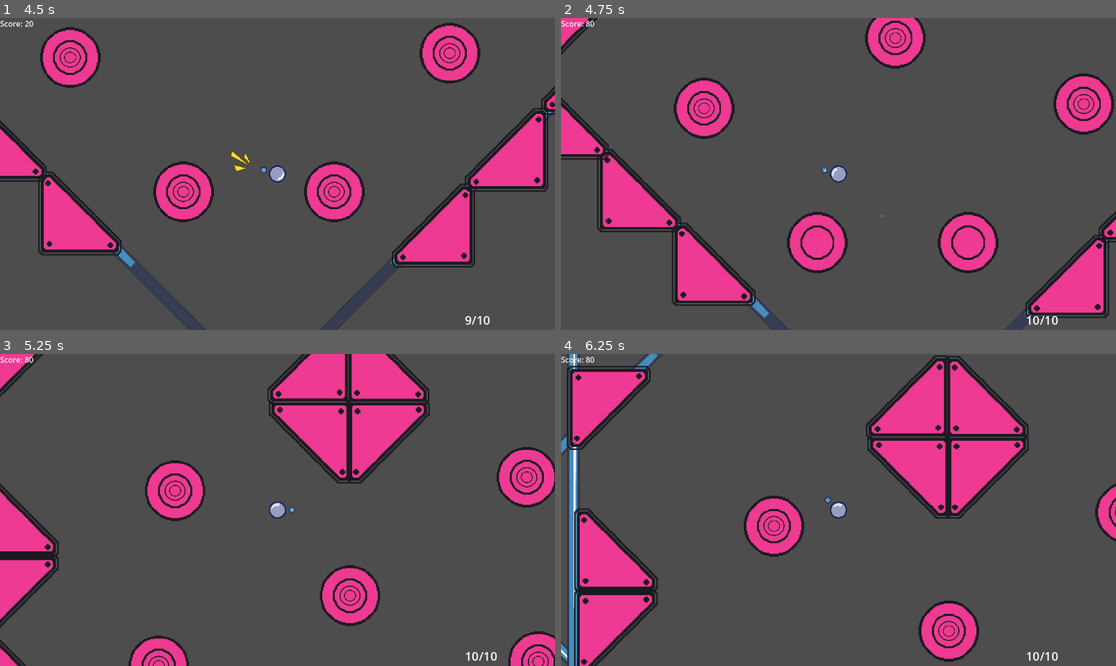
Above: before the commit, frames 1-4 (two rows, left to right).
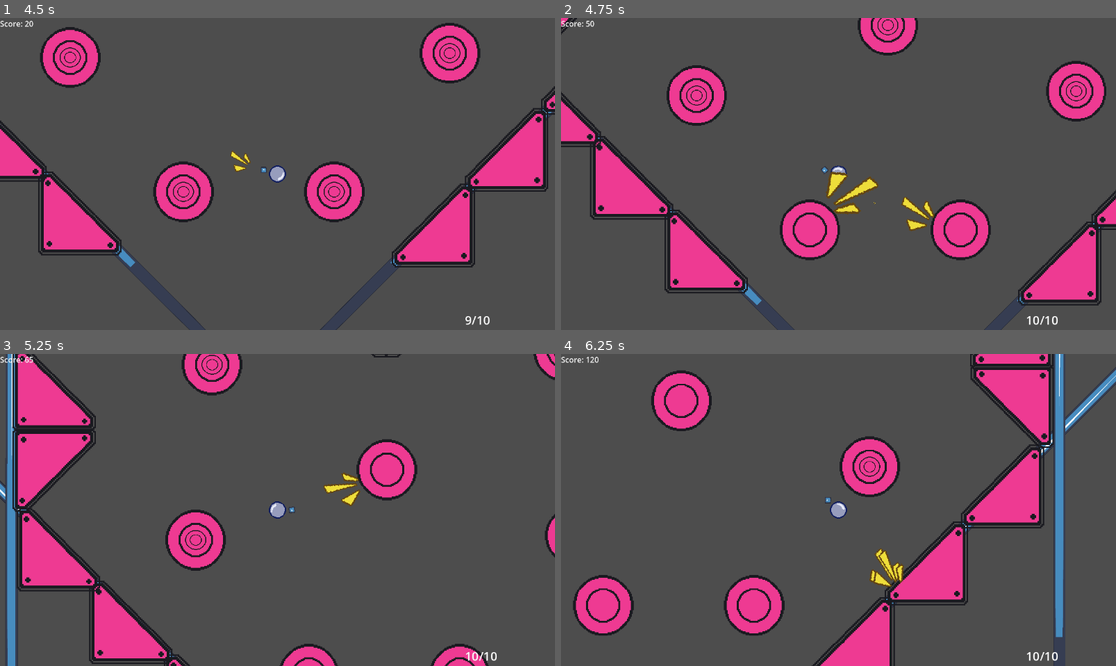
Above: after the commit, the same moments.

Repository: HjalteTagmose/Winball
Game: Godot game, scene res://scenes/main.tscn
Same seed, same stepped clock (60 frames per second), same inputs: the game is played once before the commit and once after it. The engine's default icon, where the game draws it, is replaced by a stand-in: a white triangle on a blue panel in a dark square.
Inputs (mouse positions are in pixels of both pictures, inside the frame that each line leads up to):
- Up to frame 1 (4.5 s): tap Enter (ui_accept) at 0.5, 0.77, 1.52, 3.02, 3.77 s; move the mouse to (510, 320) at 0.52 s; tap S (aim_down) at 0.6 s; move the mouse to (49, 27) at 1.27 s; tap A (aim_left) at 1.35 s; move the mouse to (333, 105) at 2.02 s; tap D (aim_right) at 2.1 s; move the mouse to (249, 236) at 2.77 s; tap W (aim_up) at 2.85 s; move the mouse to (444, 220) at 3.52 s; tap P (force_gameover) at 3.6 s; tap R (restart_game) at 4.25 s; move the mouse to (111, 127) at 4.27 s; tap Space (launch) at 4.35 s
- Up to frame 2 (4.75 s): tap Enter (ui_accept) at 4.52 s
- Up to frame 3 (5.25 s): move the mouse to (305, 510) at 5.02 s; tap S (aim_down) at 5.1 s
- Up to frame 4 (6.25 s): move the mouse to (755, 432) at 5.77 s; tap A (aim_left) at 5.85 s; tap Enter (ui_accept) at 6.02 s

Frame 1 is identical in both runs. In frame 2, 15% of the frame differs, in the area x 0-100%, y 0-100%; in frame 3, 31%; in frame 4, 37%.

Commit message:
fixed particles on ammo bumpers in rooms

Diff:
--- a/prefabs/Room props/ammo_bumper.tscn
+++ b/prefabs/Room props/ammo_bumper.tscn
@@ -1,11 +1,9 @@
 [gd_scene load_steps=6 format=3 uid="uid://bgq8uyrtdjs4b"]
 
 [ext_resource type="Script" uid="uid://hs0iqsrumsxw" path="res://scripts/Map props/ammoBumper.gd" id="1_51v4h"]
+[ext_resource type="PhysicsMaterial" uid="uid://h2b3l4uf0q5p" path="res://Material/Physic/BasicBumper.tres" id="1_co61t"]
 [ext_resource type="PackedScene" uid="uid://d2nlkgcw21uwb" path="res://art/Particles/test_particles.tscn" id="2_co61t"]
 [ext_resource type="Texture2D" uid="uid://drg8puls0marl" path="res://art/ph_bumper_2.png" id="2_et802"]
-
-[sub_resource type="PhysicsMaterial" id="PhysicsMaterial_gbh0v"]
-bounce = 0.5
 
 [sub_resource type="CircleShape2D" id="CircleShape2D_nb1wl"]
 radius = 33.0606
@@ -14,7 +12,7 @@
 scale = Vector2(2, 2)
 collision_layer = 4
 collision_mask = 2
-physics_material_override = SubResource("PhysicsMaterial_gbh0v")
+physics_material_override = ExtResource("1_co61t")
 script = ExtResource("1_51v4h")
 extraVisual = NodePath("Sprite2D/Sprite2D")
 Power = 40.0
--- a/prefabs/Rooms/room_1.tscn
+++ b/prefabs/Rooms/room_1.tscn
@@ -251,4 +251,3 @@
 
 [node name="AmmoBumper" parent="." instance=ExtResource("12_esbdh")]
 position = Vector2(-467, -211)
-ParticleOnHit = null
--- a/prefabs/Rooms/starting_room.tscn
+++ b/prefabs/Rooms/starting_room.tscn
@@ -336,40 +336,48 @@
 [node name="AmmoBumper" parent="." instance=ExtResource("12_sjl2v")]
 position = Vector2(148, -346)
 Power = 50.0
-ParticleOnHit = null
+Score = 15
+BiasPower = 15.0
 
 [node name="AmmoBumper4" parent="." instance=ExtResource("12_sjl2v")]
 position = Vector2(-165, -346)
 Power = 50.0
-ParticleOnHit = null
+Score = 15
+BiasPower = 15.0
 
 [node name="AmmoBumper5" parent="." instance=ExtResource("12_sjl2v")]
 position = Vector2(388, -634)
 Power = 50.0
-ParticleOnHit = null
+Score = 15
+BiasPower = 15.0
 
 [node name="AmmoBumper9" parent="." instance=ExtResource("12_sjl2v")]
 position = Vector2(-400, -625)
 Power = 50.0
-ParticleOnHit = null
+Score = 15
+BiasPower = 15.0
 
 [node name="AmmoBumper11" parent="." instance=ExtResource("12_sjl2v")]
 position = Vector2(-366, -989)
 Power = 50.0
-ParticleOnHit = null
+Score = 15
+BiasPower = 15.0
 
 [node name="AmmoBumper13" parent="." instance=ExtResource("12_sjl2v")]
 position = Vector2(-10, -1960)
 scale = Vector2(4, 4)
 Power = 50.0
-ParticleOnHit = null
+Score = 15
+BiasPower = 15.0
 
 [node name="AmmoBumper12" parent="." instance=ExtResource("12_sjl2v")]
 position = Vector2(364, -1017)
 Power = 50.0
-ParticleOnHit = null
+Score = 15
+BiasPower = 15.0
 
 [node name="AmmoBumper8" parent="." instance=ExtResource("12_sjl2v")]
 position = Vector2(-3, -771)
 Power = 50.0
-ParticleOnHit = null
+Score = 15
+BiasPower = 15.0
--- a/prefabs/room.tscn
+++ b/prefabs/room.tscn
@@ -1,8 +1,6 @@
-[gd_scene load_steps=9 format=3 uid="uid://cd3yybuk7l3no"]
+[gd_scene load_steps=7 format=3 uid="uid://cd3yybuk7l3no"]
 
 [ext_resource type="Texture2D" uid="uid://dvs1g26dl8p7o" path="res://icon.svg" id="1_vmxit"]
-[ext_resource type="Script" path="res://scripts/room.gd" id="1_yg100"]
-[ext_resource type="Script" path="res://scripts/room_exit.gd" id="3_p3u21"]
 [ext_resource type="PackedScene" uid="uid://cpt746t74aua6" path="res://prefabs/Room props/flat_bumper_walls.tscn" id="4_p3u21"]
 
 [sub_resource type="PhysicsMaterial" id="PhysicsMaterial_p3u21"]
@@ -17,9 +15,7 @@
 [sub_resource type="RectangleShape2D" id="RectangleShape2D_y72nq"]
 size = Vector2(80, 20)
 
-[node name="Room1" type="Node2D" node_paths=PackedStringArray("roomExit")]
-script = ExtResource("1_yg100")
-roomExit = NodePath("Exit")
+[node name="Room1" type="Node2D"]
 
 [node name="RightWall" type="Node2D" parent="."]
 position = Vector2(130, -150)
@@ -137,7 +133,6 @@
 
 [node name="Exit" type="Area2D" parent="."]
 position = Vector2(0, -300)
-script = ExtResource("3_p3u21")
 
 [node name="CollisionShape2D" type="CollisionShape2D" parent="Exit"]
 shape = SubResource("RectangleShape2D_y72nq")
--- a/scripts/Map props/Bumper.gd
+++ b/scripts/Map props/Bumper.gd
@@ -43,6 +43,8 @@
 
 
 func PlayParticle(collisionInfo: KinematicCollision2D):
+	print("KEKEKEKEKEE")
+
 	if(ParticleOnHit == null):
 		return
 
@@ -51,9 +53,8 @@
 
 	var instance: ParticleTrigger = ParticleOnHit.instantiate()
 	instance.global_position = impactPoint
-	var globalPoint = instance.to_global(direction)
+	# var globalPoint = instance.to_global(direction)
 	instance.rotation = direction.angle()
-
 	get_tree().root.add_child(instance)
 
 func AdditionalBumpBehaviour(collisionInfo:KinematicCollision2D, player : Player) -> void:
Not shown: 2 places in prefabs/Rooms/romm_2.tscn that only renumber resources
Not shown: 1 places in prefabs/Rooms/room_1.tscn that only renumber resources
